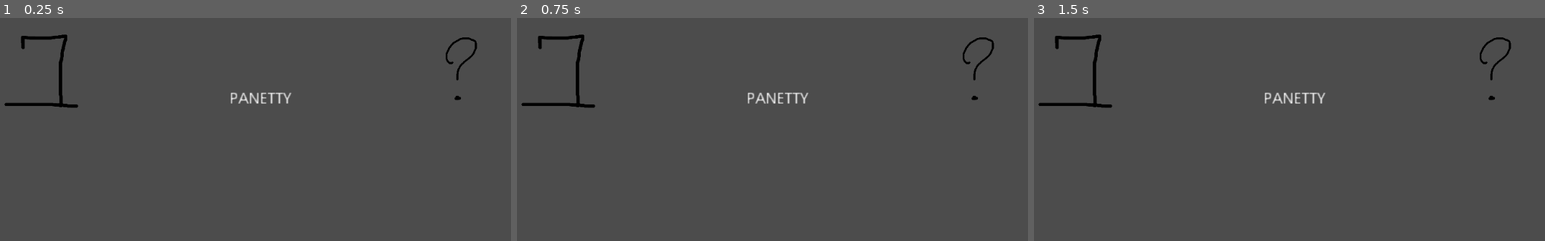
Above: before the commit, frames 1-3 (left to right).
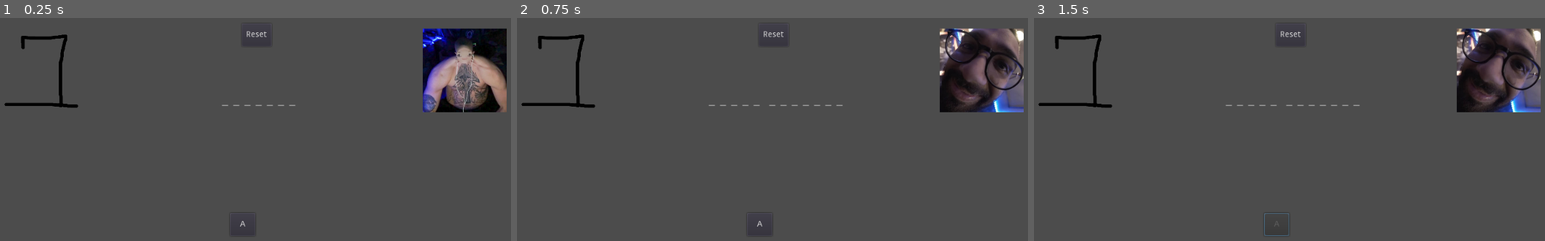
Above: after the commit, the same moments.

Repository: xflea/HangmanGodot
Game: Godot game, scene res://Main.tscn
Same seed, same stepped clock (60 frames per second), same inputs: the game is played once before the commit and once after it.
Inputs (mouse positions are in pixels of both pictures, inside the frame that each line leads up to):
- Up to frame 1 (0.25 s): no input
- Up to frame 2 (0.75 s): click (772, 35) at 0.5 s, where only the run after the commit has a clickable "Reset"
- Up to frame 3 (1.5 s): click (1279, 225) at 1.25 s, where only the run after the commit has a clickable "A"

The runs differ from the first frame. In frame 1, 6.0% of the frame differs, in the area x 43-100%, y 4-94%; in frame 2, 5.6%; in frame 3, 5.7%.

Commit message:
estratta + immagine

Diff:
--- a/Main.gd
+++ b/Main.gd
@@ -6,29 +6,59 @@
 # var b = "text"
 
 var nomi_da_estrarre = ['dario_moccia', 'panetty']
+var lettere_da_indovinare = []
+var lettere_indovinate = []
+
+var errori = 0
+var max_errori = 5
+
+var estratta_a_schermo = ""
 
 # Called when the node enters the scene tree for the first time.
 func _ready():
 	var estratta = estrai(nomi_da_estrarre)
-	var estratta_a_schermo = ""
-	var i = 0
 
 	for lettera in estratta:
-		i += 1
 		if lettera == "_":
-			lettera.replace(lettera, " ")
-		lettera.replace(lettera, "_ ")
-		estratta_a_schermo = estratta
+			estratta_a_schermo += " "
+		estratta_a_schermo += "_ "
 
-	get_node("label_da_indovinare").text = estratta_a_schermo
-	print(estratta_a_schermo)
+	var nome_immagine = "res://images/sol/" + String(estratta) + ".png"
+	var immagine_da_mettere = load(nome_immagine)
+	get_node("img_da_indovinare").texture = immagine_da_mettere
+
 
 func estrai(array):
 	var rng = RandomNumberGenerator.new()
+	var estratta = ""
 	rng.randomize()
 	var my_random_number = rng.randf_range(0, array.size())
-	return array[my_random_number]
+	estratta = array[my_random_number]
+
+	for lettera in estratta:
+		if !lettere_da_indovinare.has(String(lettera)) and lettera != "_":
+			lettere_da_indovinare.append(lettera)
+
+	return estratta
 
 # Called every frame. 'delta' is the elapsed time since the previous frame.
-#func _process(delta):
-#	pass
+func _process(delta):
+	get_node("label_da_indovinare").text = estratta_a_schermo
+
+func controlla_lettera(lettera):
+	lettera = String(lettera)
+	if lettere_da_indovinare.has(lettera):
+		lettere_da_indovinare.erase(lettera)
+		lettere_indovinate.append(lettera)
+	else:
+		errori += 1
+
+
+# tutti bottoni da qui sotto
+
+func _on_btn_reset_pressed():
+	get_tree().reload_current_scene()
+
+func _on_btn_a_pressed():
+	get_node("btn_a").disabled = true
+	controlla_lettera("a")
--- a/Main.tscn
+++ b/Main.tscn
@@ -23,9 +23,31 @@
 margin_right = 521.0
 margin_bottom = 160.0
 rect_scale = Vector2( 2, 2 )
-text = "Frase da indovinare"
+text = "nome da indovinare"
 align = 1
 uppercase = true
 __meta__ = {
 "_edit_use_anchors_": false
 }
+
+[node name="btn_reset" type="Button" parent="."]
+margin_left = 486.9
+margin_top = 23.7841
+margin_right = 539.9
+margin_bottom = 64.7841
+text = "Reset"
+__meta__ = {
+"_edit_use_anchors_": false
+}
+
+[node name="btn_a" type="Button" parent="."]
+margin_left = 466.169
+margin_top = 363.897
+margin_right = 511.169
+margin_bottom = 404.897
+text = "A"
+__meta__ = {
+"_edit_use_anchors_": false
+}
+[connection signal="pressed" from="btn_reset" to="." method="_on_btn_reset_pressed"]
+[connection signal="pressed" from="btn_a" to="." method="_on_btn_a_pressed"]
